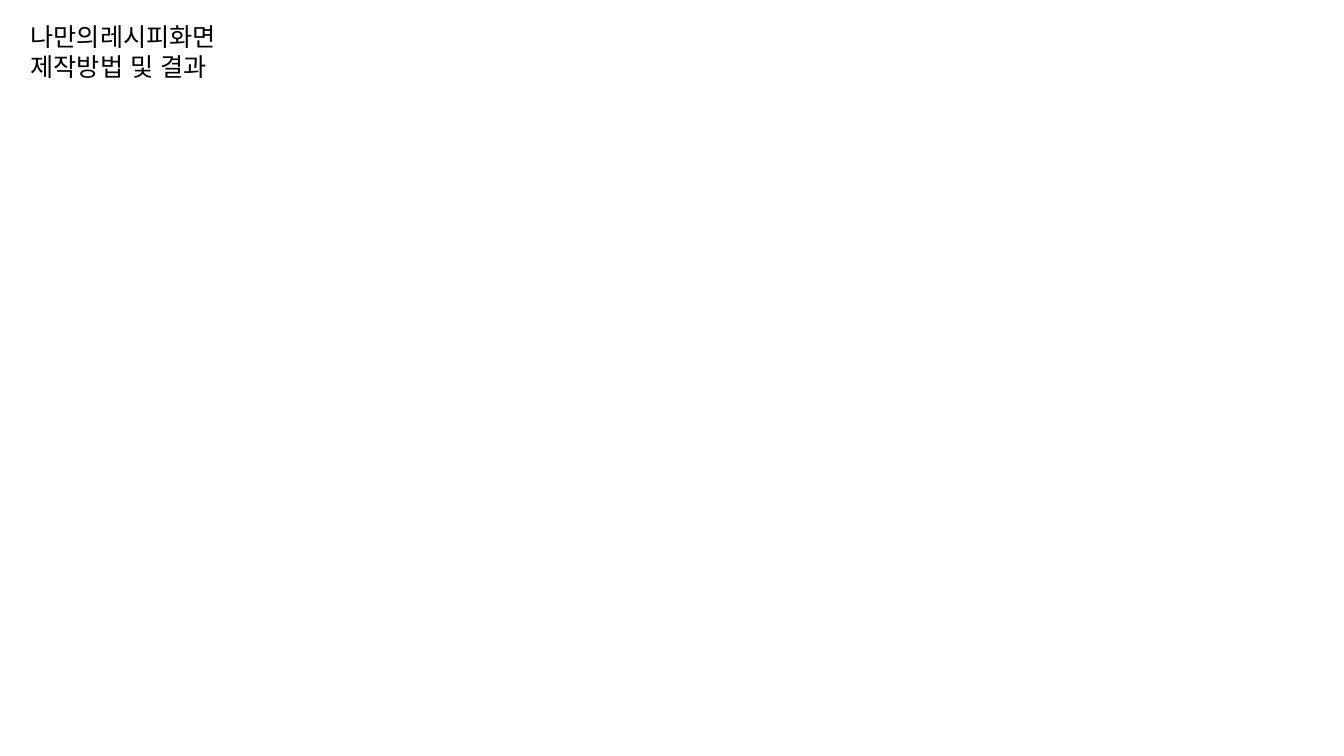
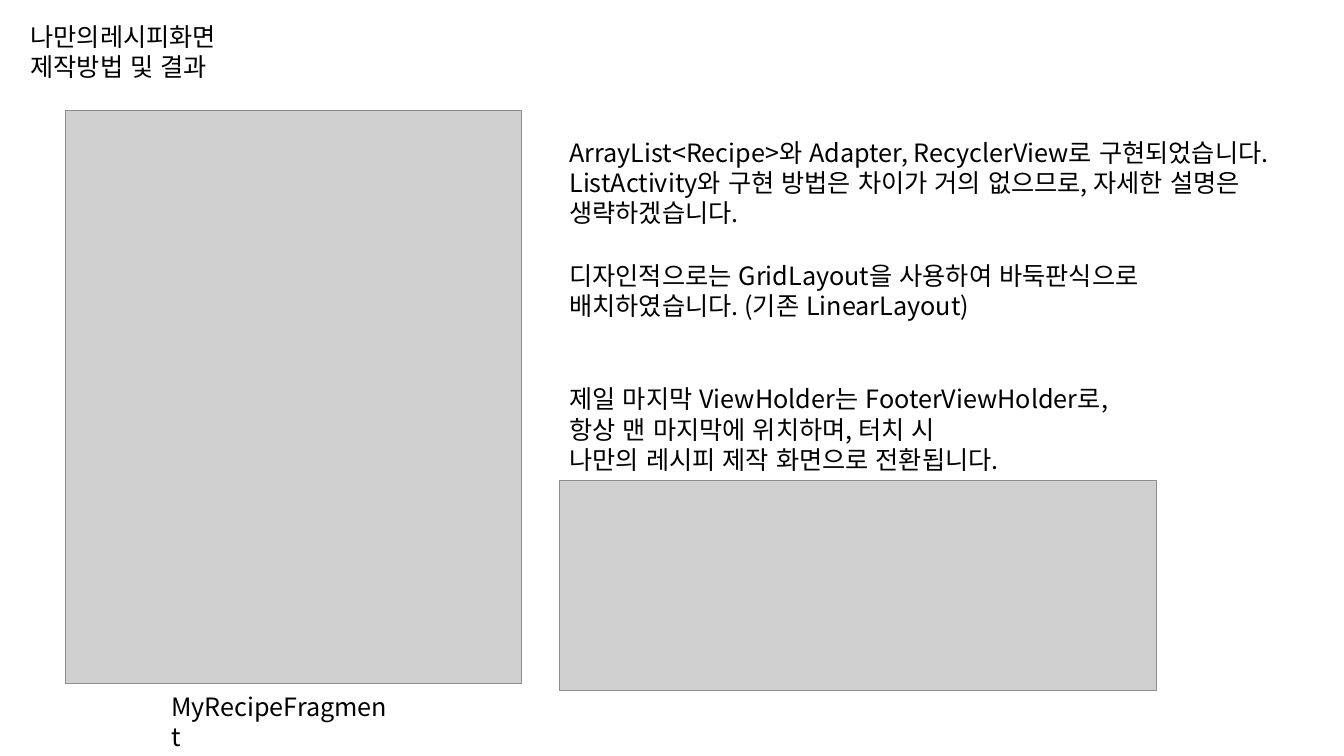
Before and after one commit to byungmeo/CockFit, a slide deck: slide 37 of Documents/4.제작보고서/제작보고서 자료.pptx (slide 38 before the commit). Drawn at 1344x756 pixels with LibreOffice and Linux fonts; fonts in the diff are those of the drawing; grey boxes stand for pictures. Boxes give left, top, right and bottom in pixels: in the first picture for what was removed or moved away, otherwise in the second. Text is boxed around its words. In the diff, an @@ line names an element or a change of style, - is before the commit and + after.

Commit message:
나만의 레시피 화면 제작보고서 업데이트

```diff
--- a/Documents/4.제작보고서/제작보고서 자료.pptx
+++ b/Documents/4.제작보고서/제작보고서 자료.pptx
@@ picture added at [66,111,521,685] @@
@@ text added at [569,141,1268,224], 18 pt, text #000000 @@
+ArrayList<Recipe>와 Adapter, RecyclerView로 구현되었습니다.
+ListActivity와 구현 방법은 차이가 거의 없으므로, 자세한 설명은
+생략하겠습니다.
@@ text added at [569,264,1138,321], 18 pt, text #000000 @@
+디자인적으로는 GridLayout을 사용하여 바둑판식으로
+배치하였습니다. (기존 LinearLayout)
@@ text added at [569,387,1108,471], 18 pt, text #000000 @@
+제일 마지막 ViewHolder는 FooterViewHolder로,
+항상 맨 마지막에 위치하며, 터치 시
+나만의 레시피 제작 화면으로 전환됩니다.
@@ picture added at [560,481,1157,691] @@
@@ text added at [161,687,403,727], 18 pt, text #000000 @@
+MyRecipeFragment
```
Also in this commit, not shown: 2 other slides changed, 4 slides added, 1 slide removed.
